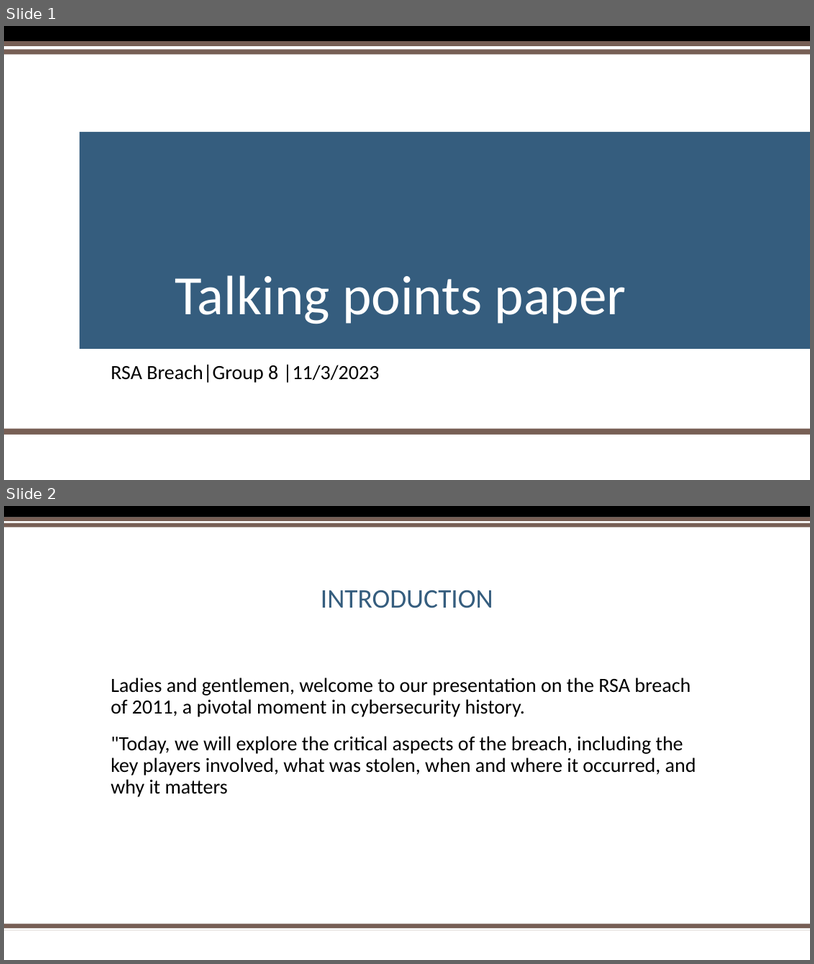
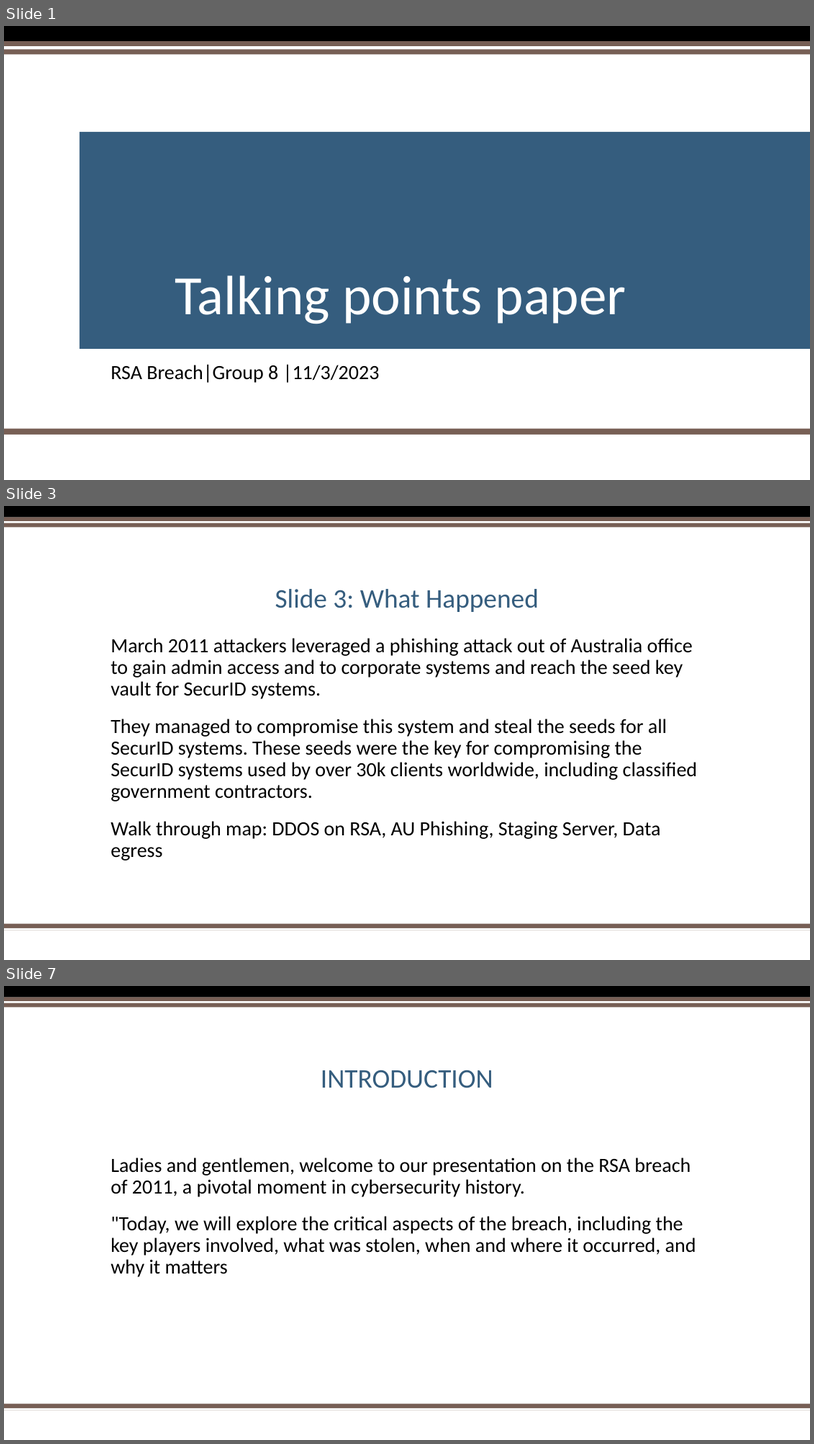
Before and after one commit to 0xTestbuild/IncidentResponseTeam8, a slide deck: lastname_Team8_FA_TalkingPointsPaper.pptx. Shown one above the other, each under a label of ours: slides 1 and 2 before the commit, slides 1, 3 and 7 after it; the slides between them are not shown. The pictures are 814x964 and 814x1444 pixels, drawn with LibreOffice and Linux fonts; fonts in the diff are those of the drawing; background and template pictures are left out. Boxes give left, top, right and bottom in pixels: in the first picture for what was removed or moved away, otherwise in the second. Text is boxed around its words. In the diff, an @@ line names an element or a change of style, - is before the commit and + after.

```diff
--- a/lastname_Team8_FA_TalkingPointsPaper.pptx
+++ b/lastname_Team8_FA_TalkingPointsPaper.pptx
@@ slide 3 added at bbox=[4, 506, 810, 960], background #FFFFFF; not listed: 5 template elements that a slide beside it also shows @@
@@ title added at bbox=[275, 589, 539, 612], 32 pt, text #355D7E @@
+Slide 3: What Happened
@@ text added at bbox=[111, 638, 697, 860], 24 pt, text #000000 @@
+March 2011 attackers leveraged a phishing attack out of Australia office to gain admin access and to corporate systems and reach the seed key vault for SecurID systems.
+They managed to compromise this system and steal the seeds for all SecurID systems. These seeds were the key for compromising the SecurID systems used by over 30k clients worldwide, including classified government contractors.
+Walk through map: DDOS on RSA, AU Phishing, Staging Server, Data egress
@@ what was slide 2 is now slide 7 @@
```
Also in this commit, not shown: 4 other slides added.
